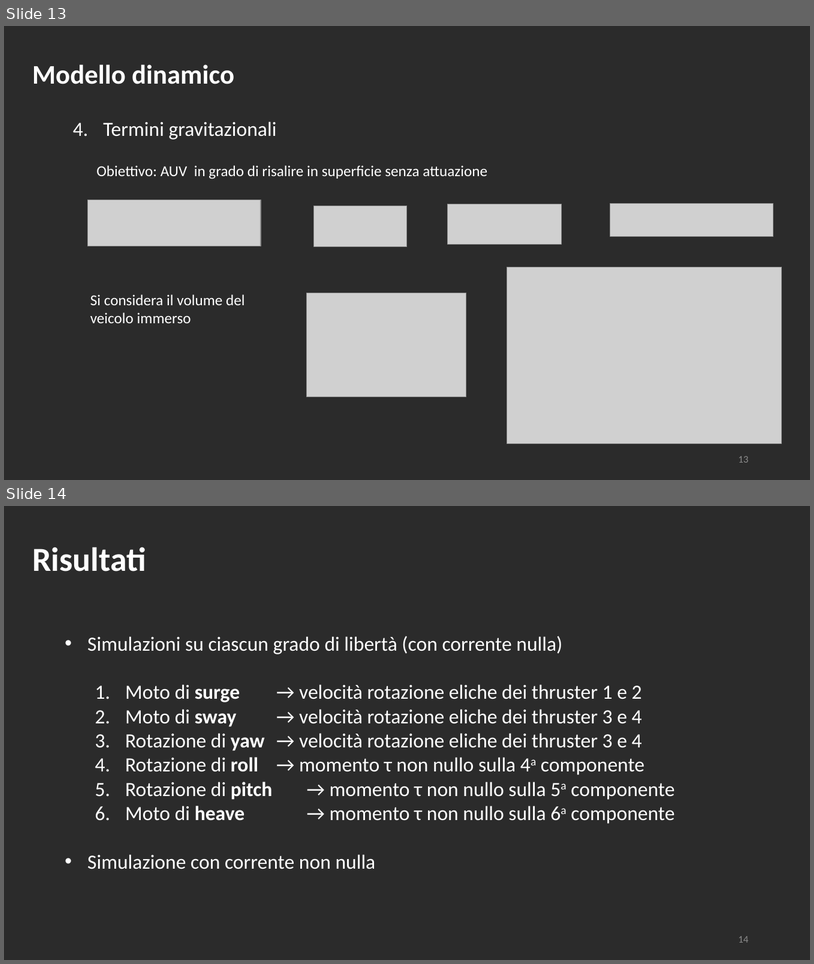
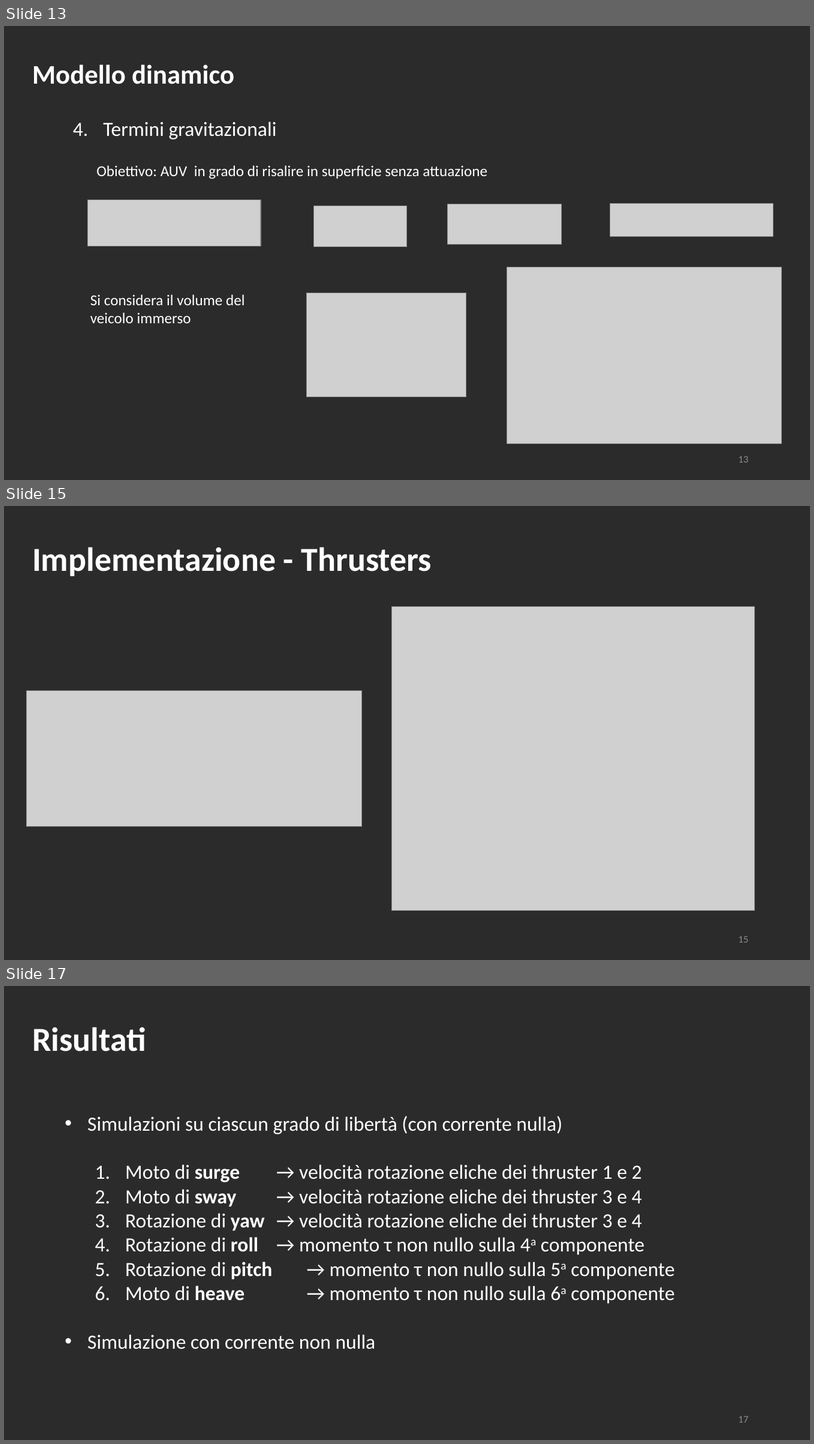
Before and after one commit to polifab/Subacquei_modello, a slide deck: presentazione.pptx. Shown one above the other, each under a label of ours: slides 13 and 14 before the commit, slides 13, 15 and 17 after it; the slides between them are not shown. The pictures are 814x964 and 814x1444 pixels, drawn with LibreOffice and Linux fonts; fonts in the diff are those of the drawing; grey boxes stand for pictures; background and template pictures are left out; a plain dark background stands for a picture behind light text. Boxes give left, top, right and bottom in pixels: in the first picture for what was removed or moved away, otherwise in the second. Text is boxed around its words. In the diff, an @@ line names an element or a change of style, - is before the commit and + after.

```diff
--- a/presentazione.pptx
+++ b/presentazione.pptx
@@ slide 15 added at (4,506,810,960), background picture (left out) @@
@@ text added at (32,547,432,576), 40 pt, text #FFFFFF, bold @@
+Implementazione - Thrusters
@@ picture added at (392,606,755,910) @@
@@ picture added at (26,691,362,826) @@
@@ page number added at (738,936,749,942), 12 pt, text #8C8C8C @@
+15
@@ what was slide 14 is now slide 17 @@
@@ page number at (738,1416,749,1422): text changed @@
-14
+17
```
Also in this commit, not shown: 8 slides changed, 6 other slides added, 1 slide removed, 9 other files.
